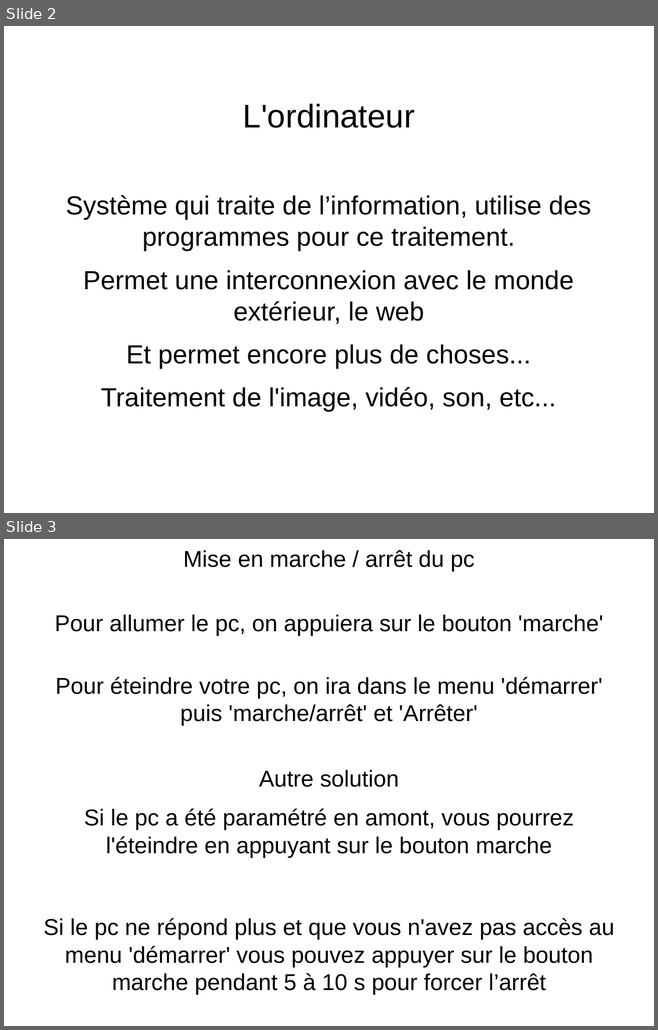
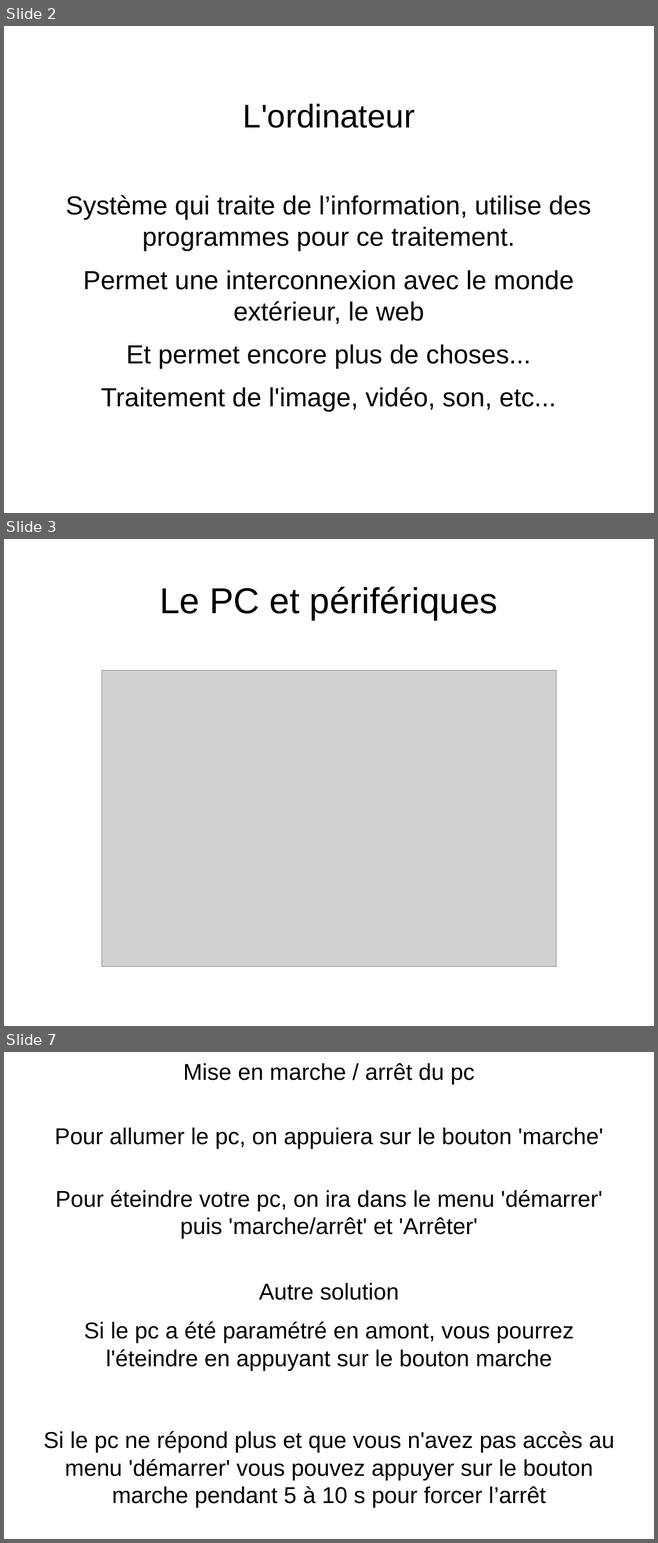
Before and after one commit to rolland-dev/cours-infos, a slide deck: info-de-base.odp. Shown one above the other, each under a label of ours: slides 2 and 3 before the commit, slides 2, 3 and 7 after it; the slides between them are not shown. The pictures are 658x1030 and 658x1543 pixels, drawn with LibreOffice and Linux fonts; fonts in the diff are those of the drawing; grey boxes stand for pictures. Boxes give left, top, right and bottom in pixels: in the first picture for what was removed or moved away, otherwise in the second. Text is boxed around its words. In the diff, an @@ line names an element or a change of style, - is before the commit and + after.

```diff
--- a/info-de-base.odp
+++ b/info-de-base.odp
@@ slide 3 added at (4, 539, 654, 1026), background #FFFFFF @@
@@ title added at (159, 587, 498, 620), 44 pt, text #000000 @@
+Le PC et périfériques
@@ picture added at (102, 671, 556, 967) @@
@@ what was slide 3 is now slide 7 @@
```
Also in this commit, not shown: 5 other slides added.
